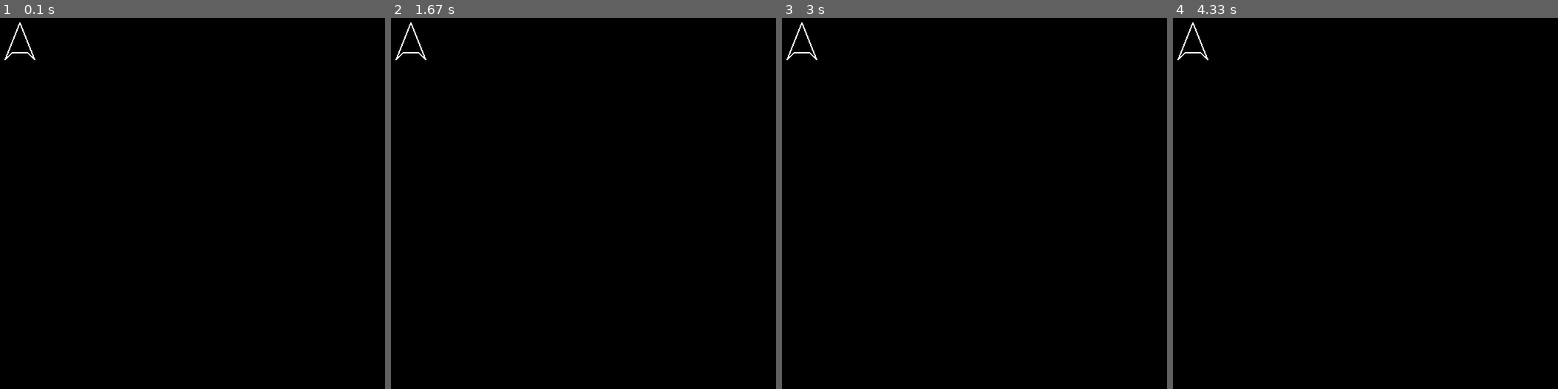
Above: before the commit, frames 1-4 (left to right).
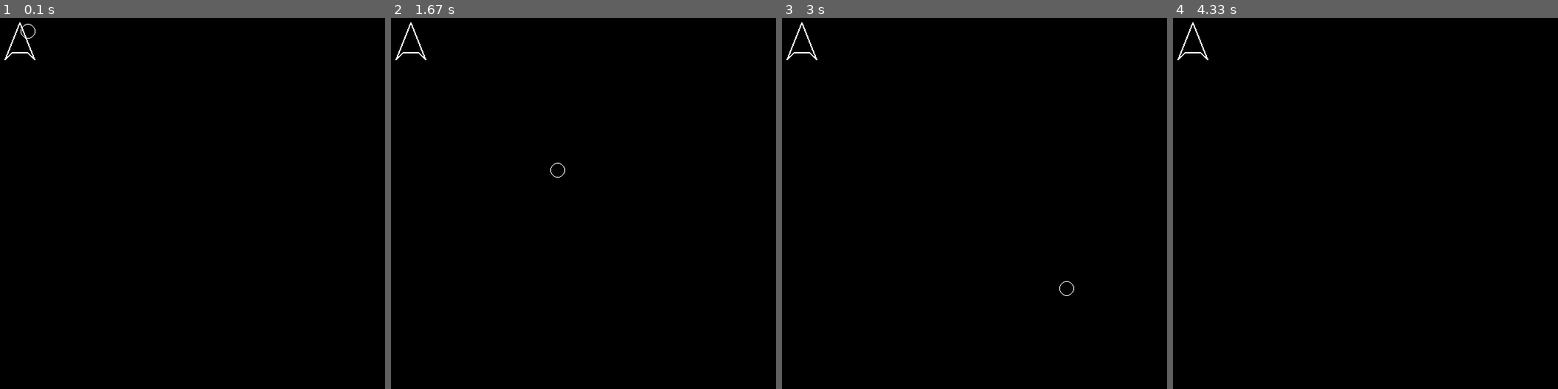
Above: after the commit, the same moments.

Repository: Azoam/TechTalks
Game: pygame game, started from AsteroidsHackerHour/Main.py
Same seed, same stepped clock (60 frames per second), same inputs: the game is played once before the commit and once after it.
Inputs:
- Up to frame 1 (0.1 s): no input
- Up to frame 2 (1.67 s): no input
- Up to frame 3 (3 s): no input
- Up to frame 4 (4.33 s): no input

The runs differ from the first frame. In frame 1, less than 0.1% of the frame differs, in the area x 5-10%, y 1-6%; in frame 2, less than 0.1%, in the area x 41-46%, y 39-44%; in frame 3, less than 0.1%; in frame 4, nothing differs.

Commit message:
objects be moving

Diff:
--- /dev/null
+++ b/AsteroidsHackerHour/Colors.py
@@ -0,0 +1,9 @@
+RED     = (255, 0, 0)
+ORANGE  = (255, 165, 0)
+YELLOW  = (255, 255, 0)
+GREEN   = (0, 255, 0)
+BLUE    = (0, 0, 255)
+CYAN    = (0, 255, 255)
+PURPLE  = (128, 0, 128)
+BLACK   = (0, 0, 0)
+WHITE   = (255, 255, 255)
--- a/AsteroidsHackerHour/GameObjects.py
+++ b/AsteroidsHackerHour/GameObjects.py
@@ -1,4 +1,8 @@
 import abc
+import pygame
+
+import Colors
+
 
 class Entity:
 
@@ -15,8 +19,9 @@
         return
 
     @abc.abstractmethod
-    def upate(self):
+    def upate(self, e):
         return
+
 
 class Player(Entity):
 
@@ -36,5 +41,36 @@
 
         g.lines(game_display, (255,255,255), True, self.point_list, 2)
 
-    def update(self):
+    def update(self, e):
+        for event in e.get():
+            if event.type == pygame.KEY_DOWN:
+                if event.key == pygame.LEFT:
+                    pass
+                if event.key == pygame.RIGHT:
+                    pass
+                if event.key == pygame.UP:
+                    pass
+                if event.key == pygame.DOWN:
+                    pass
+
+
+class Asteroid(Entity):
+
+    def __init__(self):
+        Entity.__init__(self, 100, 100, 1, 1)
+        self.radius = 10
+
+        self.x_vel = 2
+        self.y_vel = 2
+
+    #TODO: Implement random shape later, temp using as circle
+    def _create_shape():
         pass
+
+    def draw(self, g, game_display):
+        self.pos = (self.x, self.y)
+        g.circle(game_display, Colors.WHITE, self.pos, 10, 1)
+
+    def update(self, e):
+       self.x += self.x_vel
+       self.y += self.y_vel
--- a/AsteroidsHackerHour/GameStates.py
+++ b/AsteroidsHackerHour/GameStates.py
@@ -17,7 +17,7 @@
         return
 
     @abc.abstractmethod
-    def update(self):
+    def update(self, e):
         return
 
 class StateManager:
@@ -29,8 +29,8 @@
     def draw_current_state(self, g):
         self._current_state.draw(g)
 
-    def update_current_state(self):
-        self._current_state.update()
+    def update_current_state(self, e):
+        self._current_state.update(e)
 
     def set_state(self, new_state):
         self._current_state = new_state
--- a/AsteroidsHackerHour/Main.py
+++ b/AsteroidsHackerHour/Main.py
@@ -27,9 +27,6 @@
     #get input
     for event in pygame.event.get():
 
-        #logging events
-        print(event)
-
         if event.type == pygame.QUIT:
             CRASHED = True
 
@@ -37,13 +34,11 @@
     game_display.fill((0,0,0))
 
     #game state update & render
-    game_state_manager.update_current_state()
+    game_state_manager.update_current_state(pygame.event)
     game_state_manager.draw_current_state(pygame.draw)
 
-
+    #update the frame and update the game clock
     pygame.display.update()
-
-
     clock.tick(60)
 
 #if exited loop, close window and quit game
--- a/AsteroidsHackerHour/TestState.py
+++ b/AsteroidsHackerHour/TestState.py
@@ -1,3 +1,8 @@
+#system level imports
+import pygame
+
+#user created imports
+import Colors
 import GameStates
 import GameObjects
 
@@ -6,9 +11,12 @@
     def __init__(self, game_display):
         GameStates.State.__init__(self, game_display)
         self.player = GameObjects.Player()
+        self.asteroid = GameObjects.Asteroid()
 
     def draw(self, g):
         self.player.draw(g, self.game_display)
+        self.asteroid.draw(g, self.game_display)
 
-    def update(self):
-        pass
+    def update(self, e):
+        self.player.update(e)
+        self.asteroid.update(e)
--- a/AsteroidsHackerHour/__init__.py
+++ b/AsteroidsHackerHour/__init__.py
@@ -1 +1 @@
-__all__ = ['GameStates.py', 'TestState.py''Main.py']
+__all__ = ['GameStates.py', 'GameObjects.py', 'TestState.py', 'Main.py', 'Colors.py']
